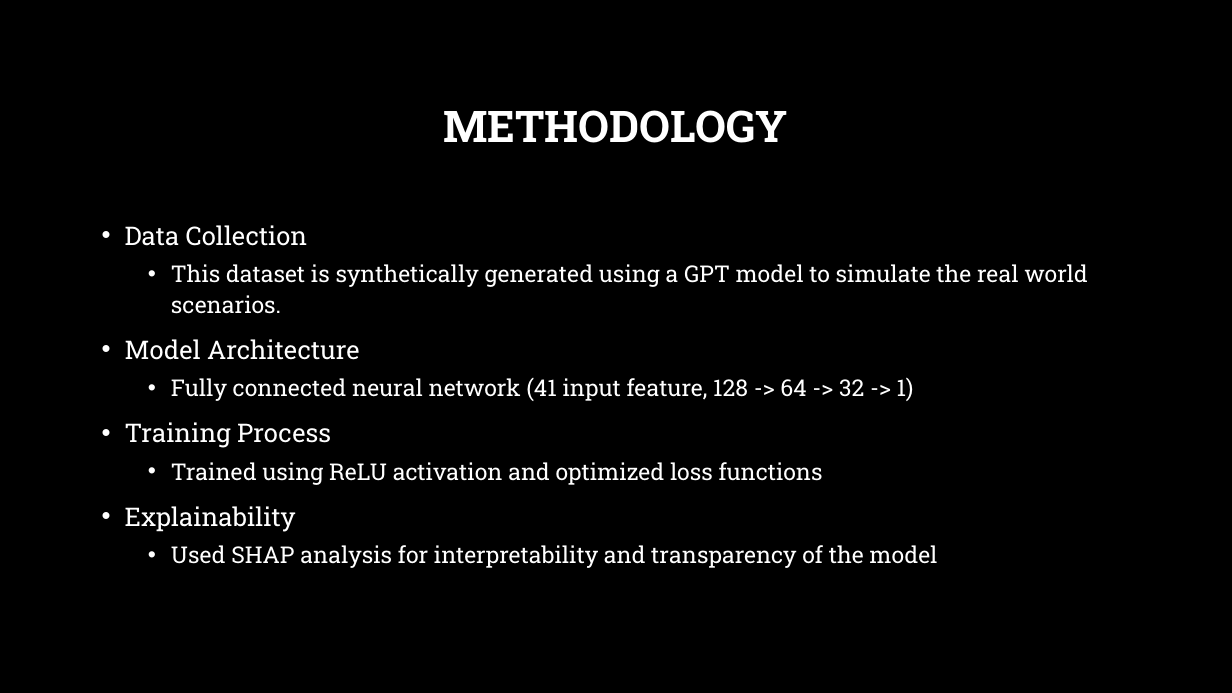
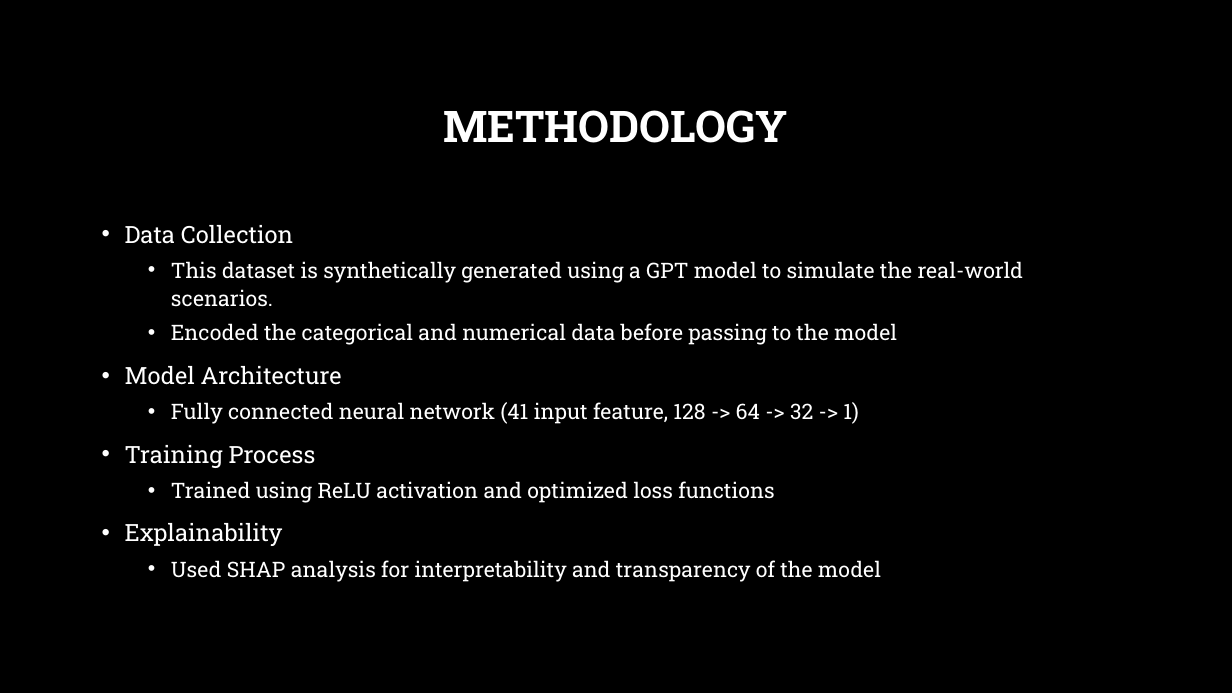
Before and after one commit to osandafdo/salary-prediction-system, a slide deck: slide 5 of AI_course_work_presentation.pptx. Drawn at 1232x693 pixels with LibreOffice and Linux fonts; fonts in the diff are those of the drawing; background and template pictures are left out. Boxes give left, top, right and bottom in pixels: in the first picture for what was removed or moved away, otherwise in the second. Text is boxed around its words. In the diff, an @@ line names an element or a change of style, - is before the commit and + after.

```diff
--- a/AI_course_work_presentation.pptx
+++ b/AI_course_work_presentation.pptx
@@ text at (125,225,881,582): size 20 to 18.5 pt in "Data Collection", "Model Architecture", "Training Process", "Explainability"; size 18 to 16.6 pt in "Fully connected neural network (41 input feature, ...", "Trained using ReLU activation and optimized loss ...", "Used SHAP analysis for interpretability and transparency ..." @@
@@ text at (171,261,1024,345): text changed; size 18 to 16.6 pt @@
-  • This dataset is synthetically generated using a GPT model to simulate the real world scenarios.
+  • This dataset is synthetically generated using a GPT model to simulate the real-world scenarios.
+  • Encoded the categorical and numerical data before passing to the model
```
Also in this commit, not shown: 2 other slides changed, 6 slides added, 5 other files.
